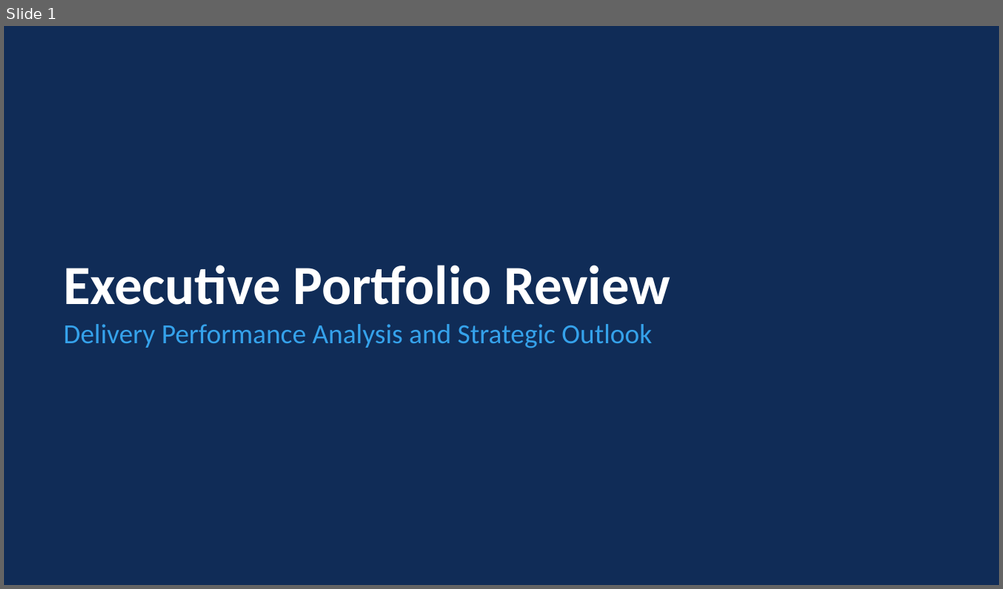
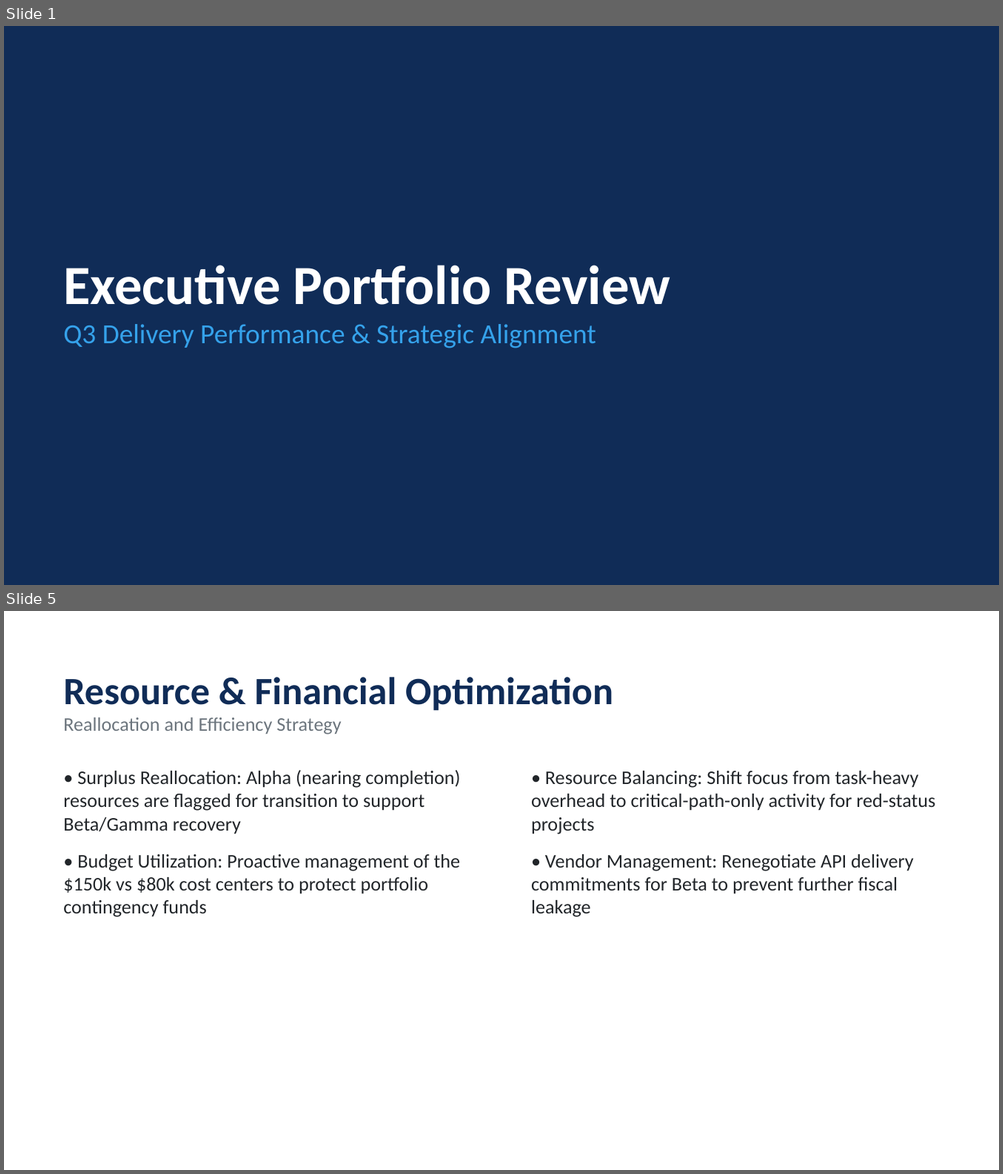
Before and after one commit to Faiz1314/project-health-agent1, a slide deck: outputs/Monthly_Executive_Report.pptx. Shown one above the other, each under a label of ours: slide 1 before the commit, slides 1 and 5 after it; the slides between them are not shown. The pictures are 1003x589 and 1003x1174 pixels, drawn with LibreOffice and Linux fonts; fonts in the diff are those of the drawing. Boxes give left, top, right and bottom in pixels: in the first picture for what was removed or moved away, otherwise in the second. Text is boxed around its words. In the diff, an @@ line names an element or a change of style, - is before the commit and + after.

```diff
--- a/outputs/Monthly_Executive_Report.pptx
+++ b/outputs/Monthly_Executive_Report.pptx
@@ slide 5 added at [4, 611, 999, 1170], background #FFFFFF @@
@@ text added at [63, 677, 613, 735], 14 pt, text #6C757D @@
+Resource & Financial Optimization
+Reallocation and Efficiency Strategy
@@ text added at [63, 770, 460, 917], 14 pt, text #212529 @@
+• Surplus Reallocation: Alpha (nearing completion) resources are flagged for transition to support Beta/Gamma recovery
+• Budget Utilization: Proactive management of the $150k vs $80k cost centers to protect portfolio contingency funds
@@ text added at [531, 771, 935, 917], 14 pt, text #212529 @@
+• Resource Balancing: Shift focus from task-heavy overhead to critical-path-only activity for red-status projects
+• Vendor Management: Renegotiate API delivery commitments for Beta to prevent further fiscal leakage
@@ slide 1 changed as well @@
@@ text at [63, 324, 596, 349]: text changed @@
-Delivery Performance Analysis and Strategic Outlook
+Q3 Delivery Performance & Strategic Alignment
```
Also in this commit, not shown: 3 other slides changed, 1 other slide added, 2 slides removed, 7 other files.
